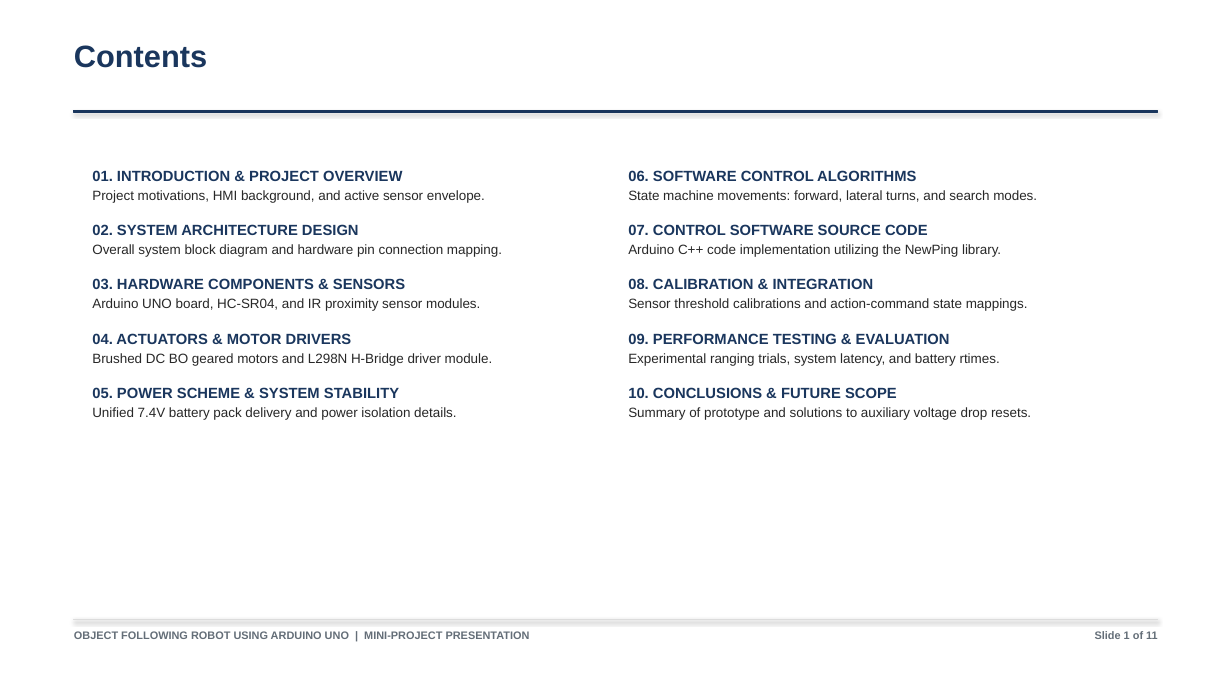
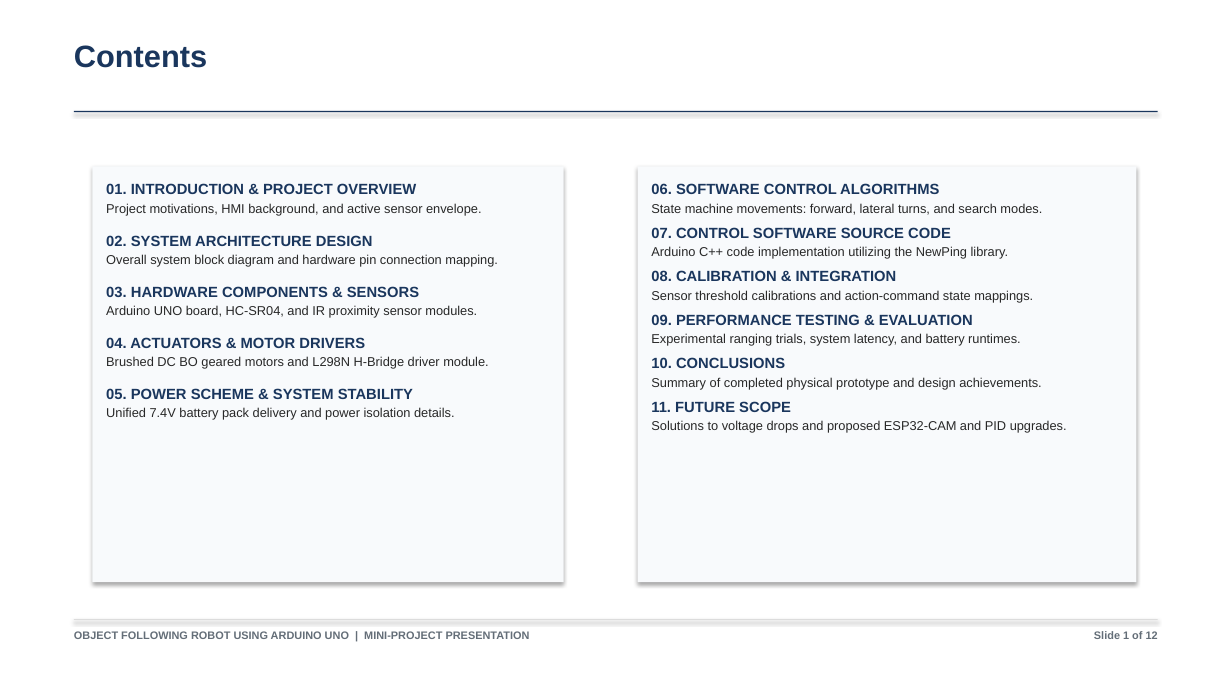
Before and after one commit to Biraj2004/Object-Following-Robot, a slide deck: slide 2 of Object-Following-Robot-Presentation.pptx. Drawn at 1232x693 pixels with LibreOffice and Linux fonts; fonts in the diff are those of the drawing. Boxes give left, top, right and bottom in pixels: in the first picture for what was removed or moved away, otherwise in the second. Text is boxed around its words. In the diff, an @@ line names an element or a change of style, - is before the commit and + after.

```diff
--- a/Object-Following-Robot-Presentation.pptx
+++ b/Object-Following-Robot-Presentation.pptx
@@ rectangle added at (92,166,564,582), fill #F8FAFC @@
@@ rectangle added at (638,166,1137,582), fill #F8FAFC @@
@@ text at (106,203,498,420): size 10.5 to 10 pt in "Project motivations, HMI background, and active sensor ...", "Overall system block diagram and hardware pin ...", "Arduino UNO board, HC-SR04, and IR proximity ...", "Brushed DC BO geared motors and L298N ..." and 1 more places; less space between paragraphs @@
@@ text "01. INTRODUCTION & PROJECT OVERVIEW": place and size @@
-text "01. INTRODUCTION & PROJECT OVERVIEW" at (92,170,502,420)
+text "01. INTRODUCTION & PROJECT OVERVIEW" at (106,183,498,420)
@@ text at (651,203,1042,303): size 10.5 to 10 pt in "State machine movements: forward, lateral turns, and ...", "Arduino C++ code implementation utilizing the NewPing ...", "Sensor threshold calibrations and action-command state mappi ..."; less space between paragraphs @@
@@ text "06. SOFTWARE CONTROL ALGORITHMS": place and size @@
-text "06. SOFTWARE CONTROL ALGORITHMS" at (628,170,1037,420)
+text "06. SOFTWARE CONTROL ALGORITHMS" at (651,183,1067,433)
@@ text at (651,333,1067,433): text changed; size 10.5 to 10 pt @@
-Experimental ranging trials, system latency, and battery rtimes.
-10. CONCLUSIONS & FUTURE SCOPE
-Summary of prototype and solutions to auxiliary voltage drop resets.
+Experimental ranging trials, system latency, and battery runtimes.
+10. CONCLUSIONS
+Summary of completed physical prototype and design achievements.
+11. FUTURE SCOPE
+Solutions to voltage drops and proposed ESP32-CAM and PID upgrades.
@@ text at (1094,631,1158,639): text changed @@
-Slide 1 of 11
+Slide 1 of 12
```
Also in this commit, not shown: 10 other slides changed, 2 slides added, 1 slide removed, 1 other file.
